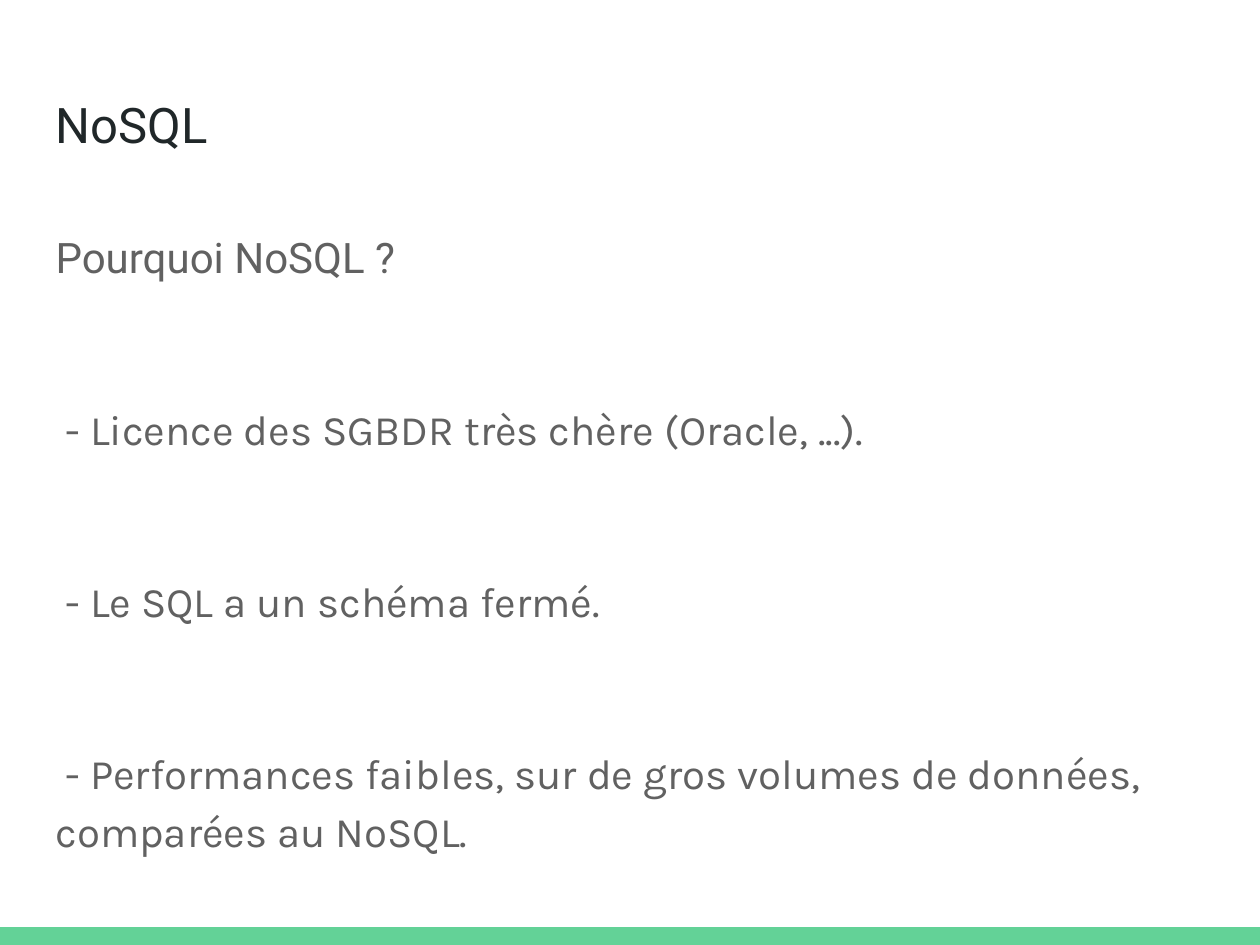
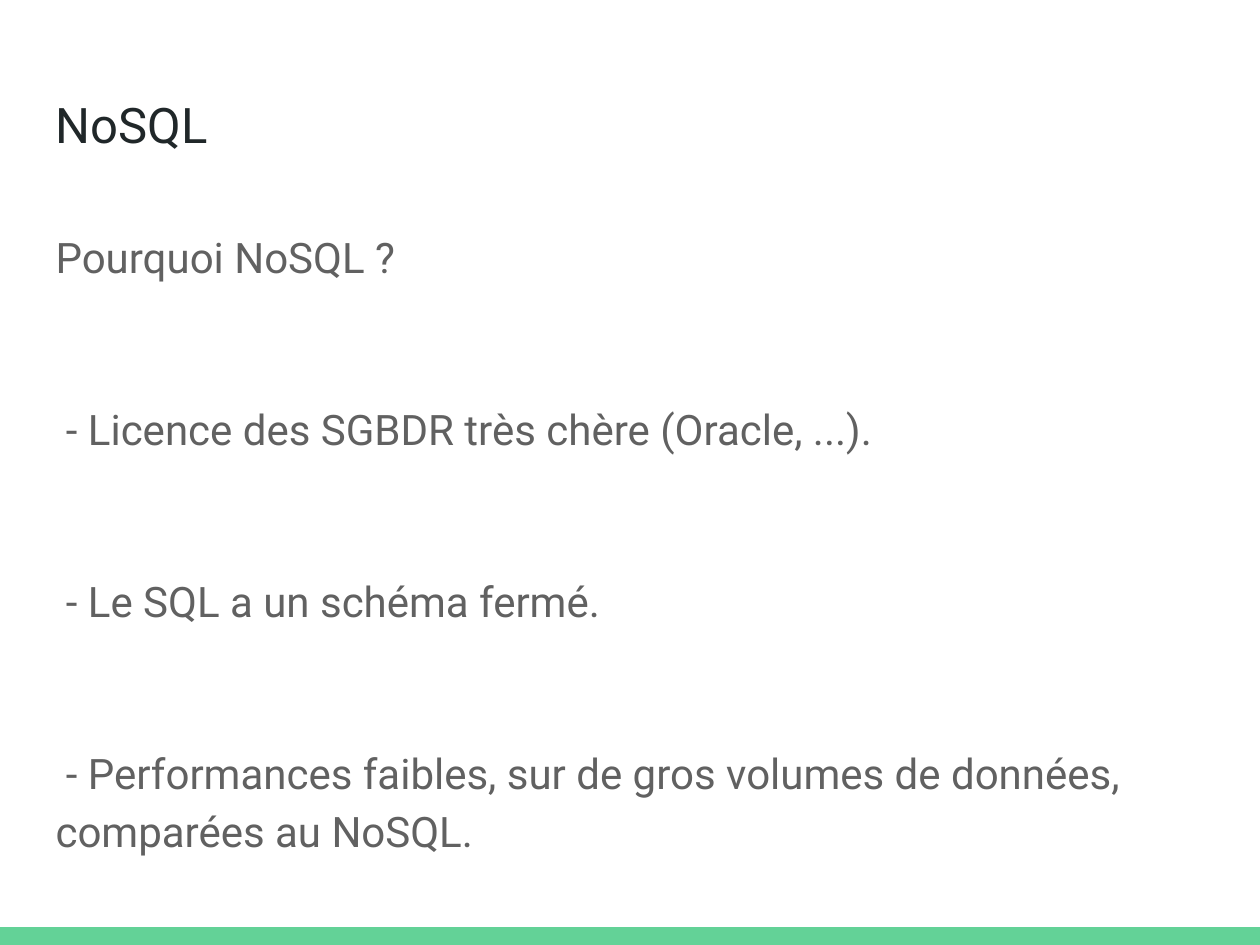
Before and after one commit to olivier-pitton/dant, a slide deck: slide 5 of mongodb/Cours_NoSQL.pptx. Drawn at 1260x945 pixels with LibreOffice and Linux fonts; fonts in the diff are those of the drawing. Boxes give left, top, right and bottom in pixels: in the first picture for what was removed or moved away, otherwise in the second. Text is boxed around its words. In the diff, an @@ line names an element or a change of style, - is before the commit and + after.

```diff
--- a/mongodb/Cours_NoSQL.pptx
+++ b/mongodb/Cours_NoSQL.pptx
@@ text "Pourquoi NoSQL ?" at <box>56,242,1119,856</box>: font Karla to Roboto in "- Licence des SGBDR très chère (Oracle, ...", "- Le SQL a un schéma fermé.", "- Performances faibles, sur de gros volumes ..."; less space between paragraphs @@
```
Also in this commit, not shown: 45 other slides changed, 2 slides added, 1 slide removed, 1 other file.
